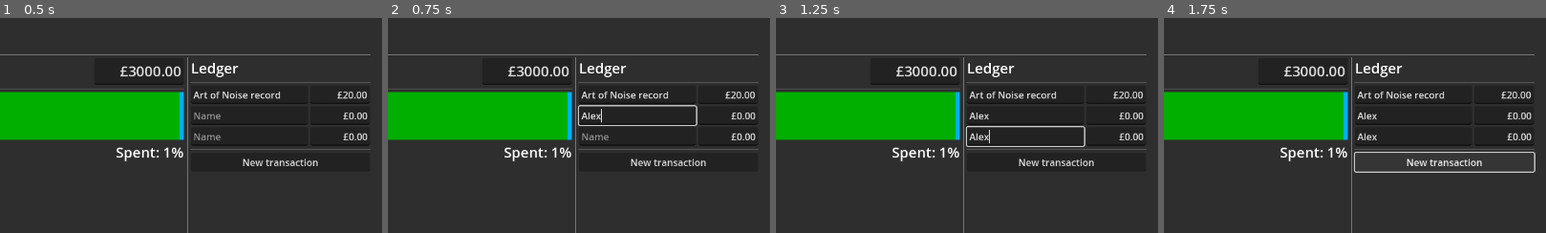
Above: before the commit, frames 1-4 (left to right).
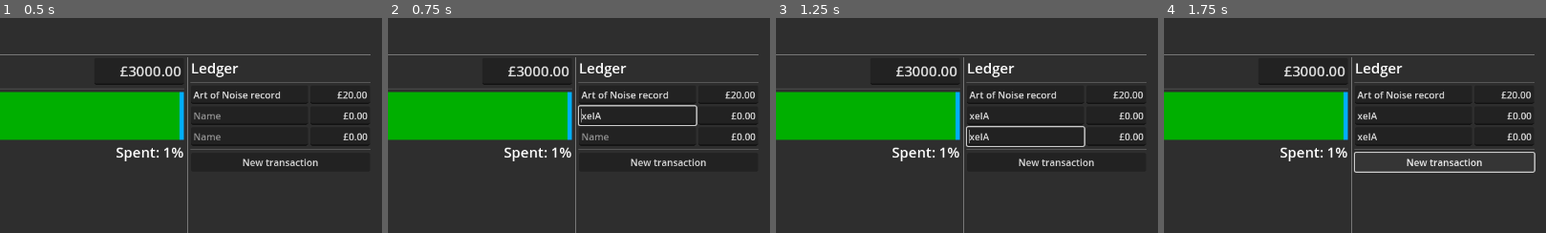
Above: after the commit, the same moments.

Repository: phrasmotica/budget-visualiser
Game: Godot game, scene res://app.tscn
The game is run twice, just before and just after one commit, with the same random seed, the same clock (stepped at 60 frames per second) and the same inputs.
Inputs (mouse positions are % of the whole screen's width and height, from its top left):
- Up to frame 1 (0.5 s): no input
- Up to frame 2 (0.75 s): click (83, 27) at 0.52 s; type "Alex" at 0.6 s
- Up to frame 3 (1.25 s): click (83, 32) at 0.75 s; type "Alex" at 0.83 s
- Up to frame 4 (1.75 s): click "New transaction" at 1.25 s
The pictures show only the part of the screen within x 50-100%, y 4-54%; the shares and areas given below are measured in that part.

Frame 1 is identical in both runs. In frame 2, 0.1% of the frame differs, in the area x 50-56%, y 42-49%; in frame 3, 0.3%, in the area x 50-56%, y 44-59%; in frame 4, 0.2%.

Commit message:
Manage transactions as resource objects rather than disparate variables

Diff:
--- /dev/null
+++ b/resources/transaction_aonr.tres
@@ -0,0 +1,10 @@
+[gd_resource type="Resource" script_class="Transaction" load_steps=2 format=3 uid="uid://clcr3qjndwoyn"]
+
+[ext_resource type="Script" path="res://scripts/transaction.gd" id="1_cu05p"]
+
+[resource]
+resource_local_to_scene = true
+script = ExtResource("1_cu05p")
+id = 3476233392
+name = "Art of Noise record"
+amount = 20.0
--- a/scenes/ledger_panel.tscn
+++ b/scenes/ledger_panel.tscn
@@ -1,7 +1,27 @@
-[gd_scene load_steps=3 format=3 uid="uid://cgkqk55qden81"]
+[gd_scene load_steps=7 format=3 uid="uid://cgkqk55qden81"]
 
 [ext_resource type="Script" path="res://scripts/ledger_panel.gd" id="1_6ty6e"]
 [ext_resource type="PackedScene" uid="uid://bnf28374hirph" path="res://scenes/transaction_input.tscn" id="1_sx4ef"]
+[ext_resource type="Script" path="res://scripts/transaction.gd" id="3_22lym"]
+
+[sub_resource type="Resource" id="Resource_n6j7p"]
+resource_local_to_scene = true
+script = ExtResource("3_22lym")
+id = 3476233392
+name = "Art of Noise record"
+amount = 20.0
+
+[sub_resource type="Resource" id="Resource_0w5g8"]
+script = ExtResource("3_22lym")
+id = 324166050
+name = ""
+amount = 0.0
+
+[sub_resource type="Resource" id="Resource_mkuuf"]
+script = ExtResource("3_22lym")
+id = 2076675952
+name = ""
+amount = 0.0
 
 [node name="LedgerPanel" type="MarginContainer" node_paths=PackedStringArray("transaction_inputs")]
 script = ExtResource("1_6ty6e")
@@ -24,14 +44,15 @@
 
 [node name="TransactionInput0" parent="VBoxContainer/VBoxContainer" instance=ExtResource("1_sx4ef")]
 layout_mode = 2
-transaction_name = "Art of Noise record"
-amount = 20.0
+transaction = SubResource("Resource_n6j7p")
 
 [node name="TransactionInput1" parent="VBoxContainer/VBoxContainer" instance=ExtResource("1_sx4ef")]
 layout_mode = 2
+transaction = SubResource("Resource_0w5g8")
 
 [node name="TransactionInput2" parent="VBoxContainer/VBoxContainer" instance=ExtResource("1_sx4ef")]
 layout_mode = 2
+transaction = SubResource("Resource_mkuuf")
 
 [node name="HSeparator2" type="HSeparator" parent="VBoxContainer"]
 layout_mode = 2
--- a/scripts/ledger_panel.gd
+++ b/scripts/ledger_panel.gd
@@ -15,19 +15,10 @@
 		# TODO: collect the initial transactions in a more efficient way
 		ti.adjust()
 
-func handle_adjust_transaction(transaction_id: int, transaction_name: String, amount: float):
-	print("Transaction " + str(transaction_id) + " for " + transaction_name + " has amount " + str(amount))
+func handle_adjust_transaction(transaction: Transaction):
+	print("Transaction " + str(transaction.id) + " for " + transaction.name + " has amount " + str(transaction.amount))
 
-	if _transactions.has(transaction_id):
-		_transactions[transaction_id].name = transaction_name
-		_transactions[transaction_id].amount = amount
-	else:
-		var new_transaction := Transaction.new()
-		new_transaction.id = transaction_id
-		new_transaction.name = transaction_name
-		new_transaction.amount = amount
-
-		_transactions[transaction_id] = new_transaction
+	_transactions[transaction.id] = transaction
 
 	var transactions := _transactions.values()
 
--- a/scripts/transaction.gd
+++ b/scripts/transaction.gd
@@ -1,10 +1,17 @@
+@tool
 class_name Transaction extends Resource
 
 @export
 var id: int = -1
 
 @export
-var name := ""
+var name := "":
+    set(value):
+        name = value
+        emit_changed()
 
 @export
-var amount: float = 0
+var amount: float = 0:
+    set(value):
+        amount = value
+        emit_changed()
--- a/scripts/transaction_input.gd
+++ b/scripts/transaction_input.gd
@@ -1,27 +1,12 @@
 @tool
 class_name TransactionInput extends HBoxContainer
 
-var _transaction_id := -1
+@export
+var transaction: Transaction:
+	set(value):
+		transaction = value
 
-@export
-var transaction_name: String:
-	set(value):
-		transaction_name = value
-
-		print("transaction_name " + transaction_name)
-
-		if not prevent_callback:
-			update_name()
-
-@export
-var amount: float:
-	set(value):
-		amount = value
-
-		print("amount " + str(amount))
-
-		if not prevent_callback:
-			update_amount()
+		handle_transaction_changed()
 
 @onready
 var name_edit: LineEdit = %NameEdit
@@ -31,32 +16,42 @@
 
 var prevent_callback := false
 
-signal adjust_transaction(transaction_id: int, transaction_name: String, amount: float)
+signal adjust_transaction(transaction: Transaction)
 
 func _ready():
-	_transaction_id = RandomNumberGenerator.new().randi()
+	if not transaction:
+		transaction = Transaction.new()
+		transaction.id = RandomNumberGenerator.new().randi()
+
+	transaction.changed.connect(handle_transaction_changed)
 
 	update_name()
 	update_amount()
 
 func adjust():
-	adjust_transaction.emit(_transaction_id, transaction_name, amount)
+	adjust_transaction.emit(transaction)
 
 func update_name():
 	if name_edit:
-		name_edit.text = transaction_name
+		name_edit.text = transaction.name if transaction else ""
 
 func update_amount():
 	if amount_edit:
-		amount_edit.amount = amount
+		amount_edit.amount = transaction.amount if transaction else 0.0
+
+func handle_transaction_changed():
+	update_name()
+	update_amount()
+
+	adjust()
 
 func _on_name_edit_text_changed(new_text: String) -> void:
 	prevent_callback = true
-	transaction_name = new_text
+	transaction.name = new_text
 	prevent_callback = false
 
 func _on_name_edit_text_submitted(new_text: String) -> void:
-	transaction_name = new_text
+	transaction.name = new_text
 
 	adjust()
 
@@ -65,7 +60,7 @@
 
 func _on_amount_edit_amount_changed(x: float) -> void:
 	prevent_callback = true
-	amount = x
+	transaction.amount = x
 	prevent_callback = false
 
 	adjust()
